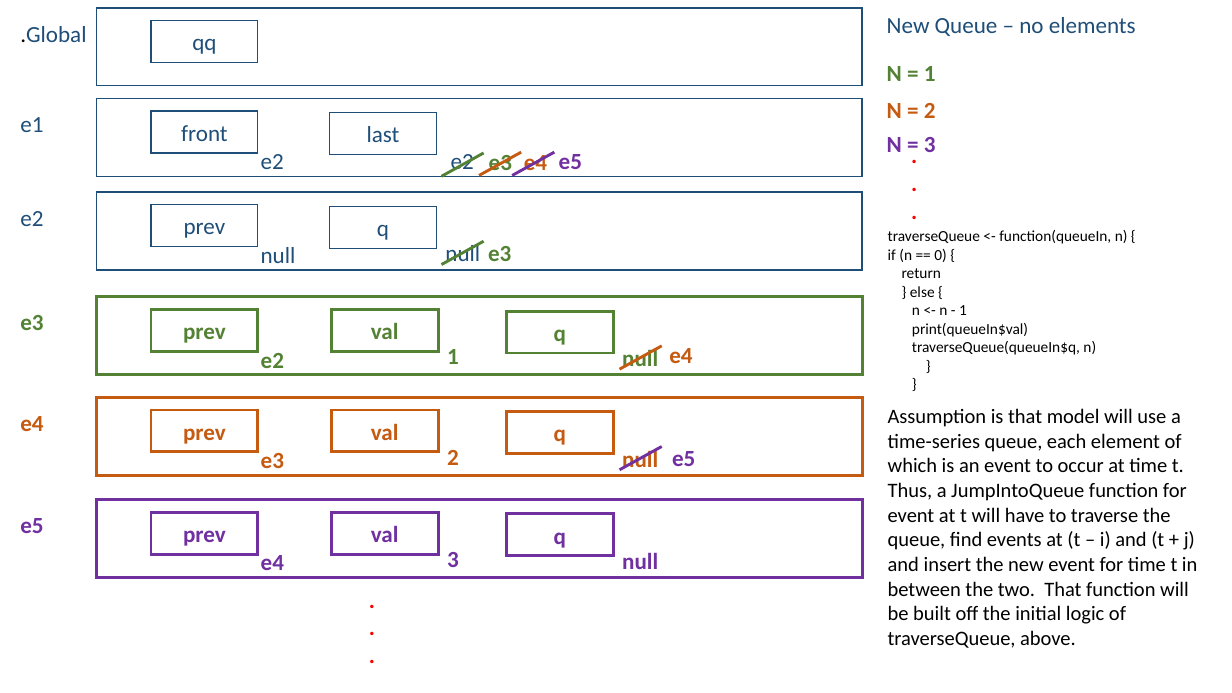
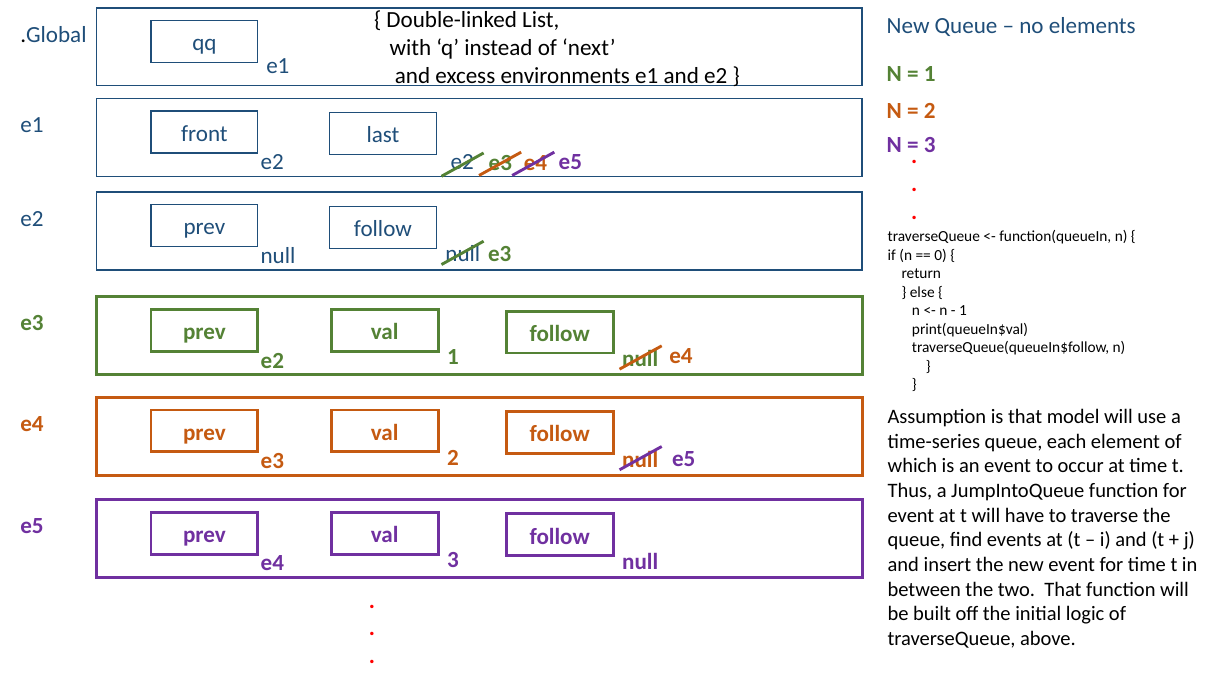
Before and after one commit to ajhigginsllc/Water-Lift, a slide deck: slide 8 of Water Lift.pptx (slide 4 before the commit). Drawn at 1232x693 pixels with LibreOffice and Linux fonts; fonts in the diff are those of the drawing. Boxes give left, top, right and bottom in pixels: in the first picture for what was removed or moved away, otherwise in the second. Text is boxed around its words. In the diff, an @@ line names an element or a change of style, - is before the commit and + after.

```diff
--- a/Water Lift.pptx
+++ b/Water Lift.pptx
@@ text added at bbox=[386, 8, 727, 86], 18 pt, text #000000 @@
+{ Double-linked List,
+with ‘q’ instead of ‘next’
+and excess environments e1 and e2 }
@@ text added at bbox=[266, 58, 289, 73], 18 pt, text #1F4E79 @@
+e1
@@ text in rectangle at bbox=[354, 220, 412, 236]: text changed @@
-q
+follow
@@ text in rectangle at bbox=[530, 324, 590, 341]: text changed @@
-q
+follow
@@ text at bbox=[912, 341, 1126, 355]: text changed @@
-traverseQueue(queueIn$q, n)
+traverseQueue(queueIn$follow, n)
@@ text in rectangle at bbox=[530, 424, 590, 441]: text changed @@
-q
+follow
@@ text in rectangle at bbox=[530, 527, 590, 544]: text changed @@
-q
+follow
```
Also in this commit, not shown: 4 slides added.
